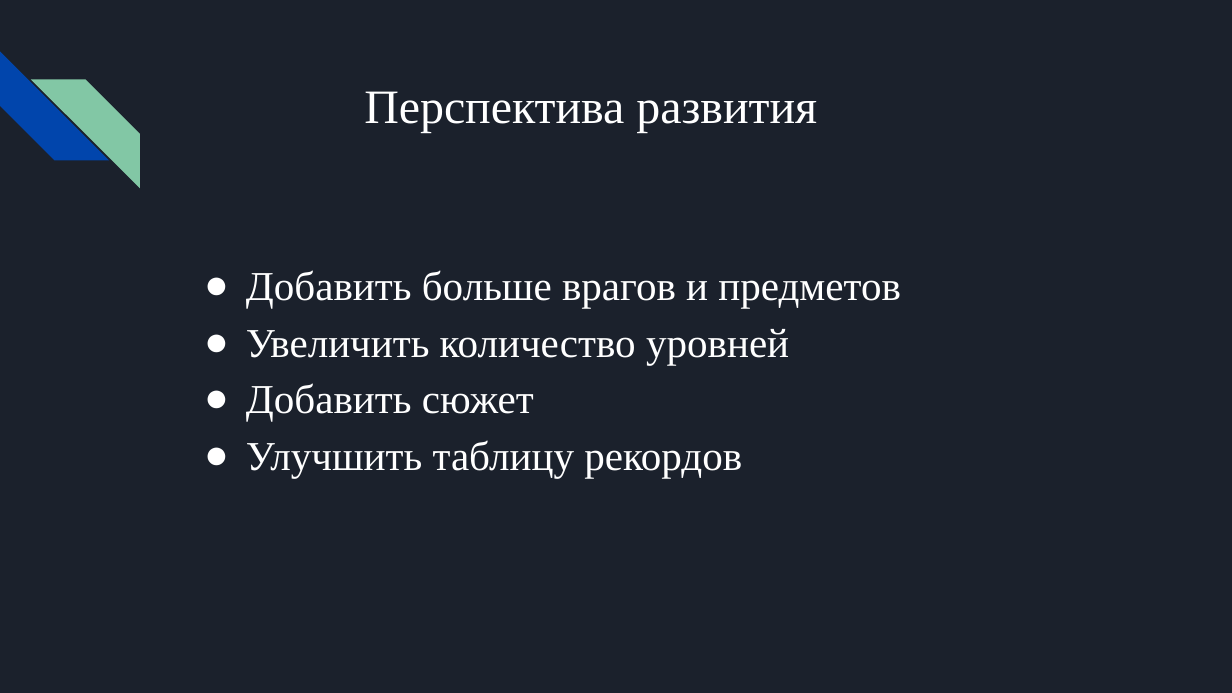
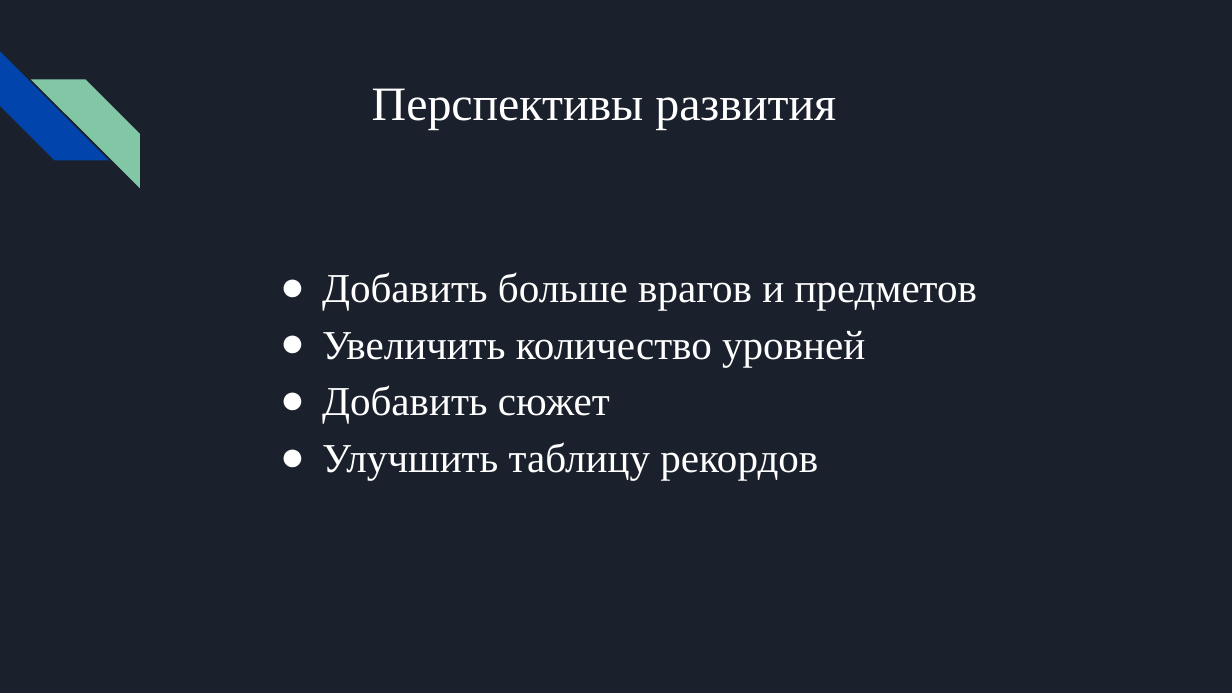
Before and after one commit to ShpakovskiVyacheslav/Arcade-project, a slide deck: slide 7 of documentation/Fish Hunter.pptx. Drawn at 1232x693 pixels with LibreOffice and Linux fonts; fonts in the diff are those of the drawing. Boxes give left, top, right and bottom in pixels: in the first picture for what was removed or moved away, otherwise in the second. Text is boxed around its words. In the diff, an @@ line names an element or a change of style, - is before the commit and + after.

```diff
--- a/documentation/Fish Hunter.pptx
+++ b/documentation/Fish Hunter.pptx
@@ title at (x1=372, y1=88, x2=836, y2=130): text changed @@
-Перспектива развития
+Перспективы развития
@@ text "Добавить больше врагов и предметов" moved from (x1=246, y1=270, x2=901, y2=478) to (x1=322, y1=272, x2=978, y2=480) @@
```
Also in this commit, not shown: 6 other slides changed.
